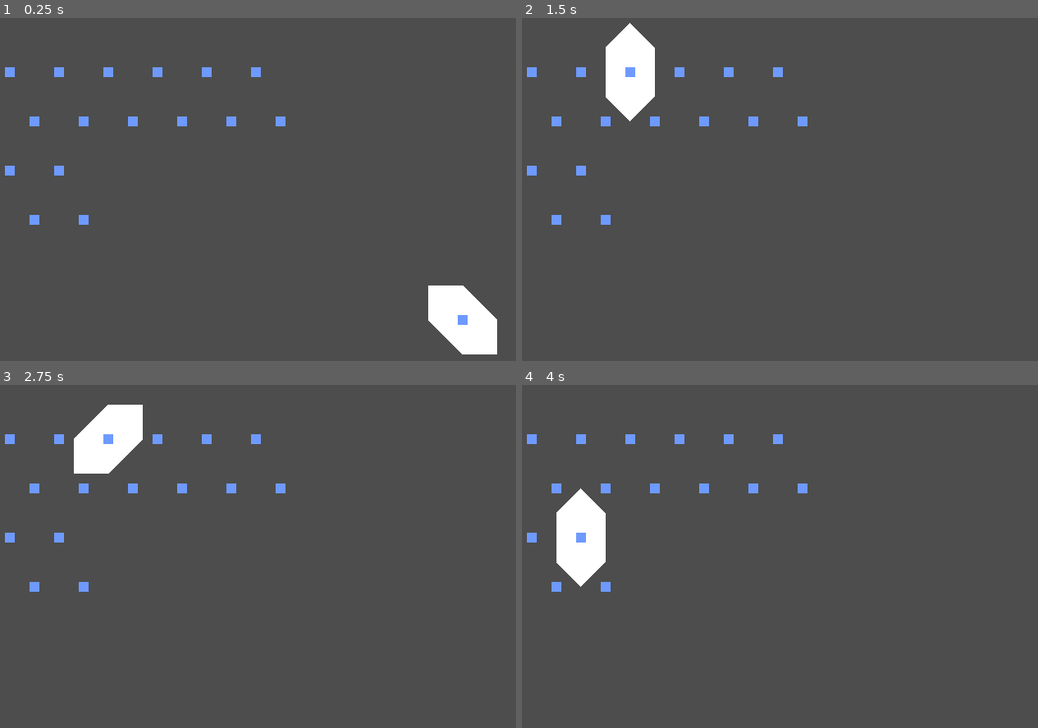
Above: before the commit, frames 1-4 (two rows, left to right).
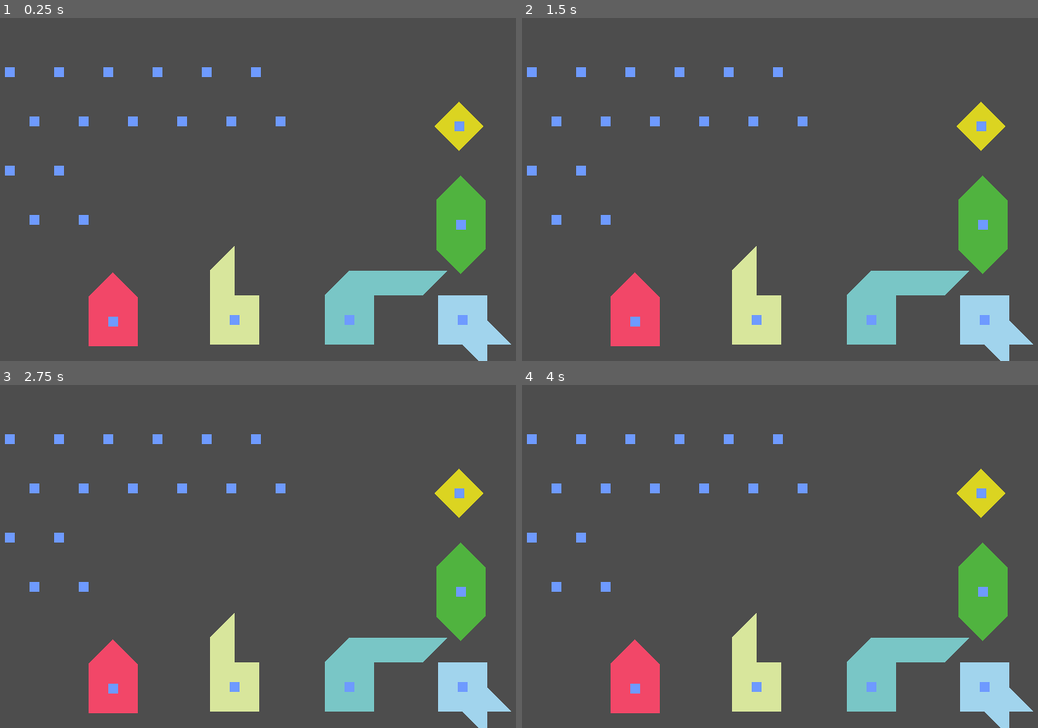
Above: after the commit, the same moments.

Repository: roam1n/forge
Game: Godot game, scene res://Scenes/foundryRoom.tscn
The game is run twice, just before and just after one commit, with the same random seed, the same clock (stepped at 60 frames per second) and the same inputs. The project has no main scene, so this scene is started directly.
Inputs (mouse positions are in pixels of both pictures, inside the frame that each line leads up to):
- Up to frame 1 (0.25 s): no input
- Up to frame 2 (1.5 s): tap Enter at 0.5 s; drag from (532, 72) to (728, 72) at 0.52 s; tap Space at 1.25 s; drag from (578, 72) to (780, 72) at 1.27 s
- Up to frame 3 (2.75 s): tap Enter at 2 s; move the mouse to (108, 439) at 2.02 s; press the mouse at (108, 439) at 2.03 s; hold D (right) from 2.03 s (still down); right-click (108, 439) at 2.3 s
- Up to frame 4 (4 s): release D (right) at 2.75 s; release the mouse at (630, 439) at 2.75 s; tap Space at 2.75 s; drag from (681, 439) to (578, 535) at 2.77 s; tap Enter at 3.5 s; drag from (728, 439) to (578, 535) at 3.52 s

The runs differ from the first frame. In frame 1, 11% of the frame differs, in the area x 17-100%, y 24-100%; in frame 2, 13%, in the area x 16-100%, y 1-100%; in frame 3, 13%; in frame 4, 13%.

Commit message:
feat:多个形状与点阵的交互
- feat:形状之间产生重叠后，颜色变红

Diff:
--- a/Elements/backpack/chunk.gd
+++ b/Elements/backpack/chunk.gd
@@ -1,16 +1,26 @@
-extends StaticBody2D
+extends Area2D
 
 @onready var collision_polygon_2d: CollisionPolygon2D = $CollisionPolygon2D
 @onready var polygon_2d: Polygon2D = $Polygon2D
 @onready var dot: Polygon2D = $Dot
+
+signal focus_chunk(chunk: Area2D)
+signal unfocus_chunk(chunk: Area2D)
 
 @export var data: Chunk :
 	set(v):
 		data = v
 		_update_polygon(data.polygon)
 
+const ROTATE_DEGREES: float = 45.0
+
+
 func _ready() -> void:
 	_update_polygon(data.polygon)
+	polygon_2d.color = data.color
+	if owner:
+		focus_chunk.connect(owner._on_chunk_be_focused)
+		unfocus_chunk.connect(owner._on_chunk_unfocused)
 
 # dot 不会跟随chunk一起旋转
 func _set(property: StringName, value: Variant) -> bool:
@@ -26,3 +36,33 @@
 		collision_polygon_2d.polygon = new_polygon
 	if polygon_2d is Polygon2D:
 		polygon_2d.polygon = new_polygon
+
+# 按住鼠标左键移动chunk，点击一下鼠标右键旋转一次块
+func _on_input_event(_viewport: Node, event: InputEvent, _shape_idx: int) -> void:
+	if event.is_action_pressed("mouse_left"):
+		print("mouse left pressed")
+		focus_chunk.emit(self)
+	elif event.is_action_released("mouse_left"):
+		print("mouse left released")
+		unfocus_chunk.emit(self)
+	elif event.is_action_pressed("mouse_right"):
+		rotation_degrees = _rotate_chunk(rotation_degrees)
+		print("rotation: ", rotation_degrees)
+
+# 控制chunk每次旋转的角度，将值域控制在[0,360)中
+func _rotate_chunk(current_degrees:float) -> float:
+	if current_degrees >= 360.0 - ROTATE_DEGREES:
+		return current_degrees - 360.0 + ROTATE_DEGREES
+	return current_degrees + ROTATE_DEGREES
+
+# 重叠的区域如果属于chunk组，就多边形颜色变红
+func _on_area_entered(area: Area2D) -> void:
+	if area.is_in_group("chunk"):
+		polygon_2d.color = Color.CRIMSON
+
+# 没有重叠的区域属于chunk组，就多边形颜色恢复data.color
+func _on_area_exited(_area: Area2D) -> void:
+	polygon_2d.color = data.color
+	for overlap_area in get_overlapping_areas():
+		if overlap_area.is_in_group("chunk"):
+			polygon_2d.color = Color.CRIMSON
--- a/Elements/backpack/chunk.tscn
+++ b/Elements/backpack/chunk.tscn
@@ -1,18 +1,23 @@
 [gd_scene load_steps=3 format=3 uid="uid://cs0b85gxou0vh"]
 
 [ext_resource type="Script" path="res://Elements/backpack/chunk.gd" id="1_jgg18"]
-[ext_resource type="Resource" uid="uid://bot3m71hqqqt" path="res://dataTables/chunks/resonance.tres" id="2_curon"]
+[ext_resource type="Resource" uid="uid://d0nrip1wymjnb" path="res://dataTables/chunks/starlight.tres" id="2_cacq0"]
 
-[node name="Chunk" type="StaticBody2D"]
+[node name="Chunk" type="Area2D" groups=["chunk"]]
 position = Vector2(128, 31)
 script = ExtResource("1_jgg18")
-data = ExtResource("2_curon")
+data = ExtResource("2_cacq0")
 
 [node name="CollisionPolygon2D" type="CollisionPolygon2D" parent="."]
+polygon = PackedVector2Array(-15, -15, -15, 15, 15, 15, 15, -15)
 
 [node name="Polygon2D" type="Polygon2D" parent="."]
-polygon = PackedVector2Array(-15, -15, 30, -15, 30, 45, 15, 45, 15, 15, -15, 15)
+polygon = PackedVector2Array(-15, -15, 15, -15, 15, 15, -15, 15)
 
 [node name="Dot" type="Polygon2D" parent="."]
 color = Color(0.435294, 0.603922, 1, 1)
 polygon = PackedVector2Array(-3, -3, 3, -3, 3, 3, -3, 3)
+
+[connection signal="area_entered" from="." to="." method="_on_area_entered"]
+[connection signal="area_exited" from="." to="." method="_on_area_exited"]
+[connection signal="input_event" from="." to="." method="_on_input_event"]
--- a/Scenes/foundryRoom.gd
+++ b/Scenes/foundryRoom.gd
@@ -1,30 +1,27 @@
 extends Node2D
 
 
-@onready var chunk: StaticBody2D = $Chunk
-
-const ROTATE_DEGREES: float = 45.0
-
 var _is_focusing_chunk: bool = false
+var focus_chunk: Node2D
 
 func _ready() -> void:
 	_is_focusing_chunk = true
 
 func _physics_process(_delta: float) -> void:
-	if _is_focusing_chunk or (get_local_mouse_position() - chunk.position).length() >= 25.0:
-		_is_focusing_chunk = true
-		chunk.rotation_degrees = _rotate_chunk(chunk.rotation_degrees)
-
-	if Input.is_action_just_pressed("mouse_right"):
-		chunk.rotation_degrees = _rotate_chunk(chunk.rotation_degrees)
-		print("rotation: ", chunk.rotation_degrees)
+	if focus_chunk:
+		if _is_focusing_chunk or (get_local_mouse_position() - focus_chunk.position).length() >= 25.0:
+			_is_focusing_chunk = true
+			focus_chunk.position = get_local_mouse_position()
 
 func _on_dot_matrix_active_dot(dot_position: Vector2) -> void:
-	chunk.position = dot_position
-	_is_focusing_chunk = false
+	if focus_chunk:
+		focus_chunk.position = dot_position
+		_is_focusing_chunk = false
 
-# 控制chunk每次旋转的角度，将值域控制在[0,360)中
-func _rotate_chunk(current_degrees:float) -> float:
-	if current_degrees >= 360.0 - ROTATE_DEGREES:
-		return current_degrees - 360.0 + ROTATE_DEGREES
-	return current_degrees + ROTATE_DEGREES
+func _on_chunk_be_focused(chunk: Area2D) -> void:
+	focus_chunk = chunk
+	print("focus chunk: ", chunk)
+
+func _on_chunk_unfocused(chunk: Area2D) -> void:
+	if focus_chunk.get_instance_id() == chunk.get_instance_id():
+		focus_chunk = null
--- a/Scenes/foundryRoom.tscn
+++ b/Scenes/foundryRoom.tscn
@@ -1,19 +1,41 @@
-[gd_scene load_steps=5 format=3 uid="uid://buxb7ioborqqj"]
+[gd_scene load_steps=9 format=3 uid="uid://buxb7ioborqqj"]
 
 [ext_resource type="Script" path="res://Scenes/foundryRoom.gd" id="1_q1cvm"]
 [ext_resource type="PackedScene" uid="uid://cs0b85gxou0vh" path="res://Elements/backpack/chunk.tscn" id="2_nsnny"]
 [ext_resource type="PackedScene" uid="uid://b2im3a2kfprgu" path="res://Elements/dotMatrix/dot_matrix.tscn" id="2_ot4po"]
+[ext_resource type="Resource" uid="uid://dgg1m1rgwiv1r" path="res://dataTables/chunks/tidal.tres" id="3_rgvl5"]
 [ext_resource type="Resource" uid="uid://cmr62hpr1bk26" path="res://dataTables/chunks/life.tres" id="3_sq5br"]
+[ext_resource type="Resource" uid="uid://5hhpa6oqc3cc" path="res://dataTables/chunks/storm.tres" id="6_ettp7"]
+[ext_resource type="Resource" uid="uid://bkhjvh5u88h1s" path="res://dataTables/chunks/blaze.tres" id="7_kplg1"]
+[ext_resource type="Resource" uid="uid://bot3m71hqqqt" path="res://dataTables/chunks/resonance.tres" id="8_oqaqr"]
 
 [node name="FoundryRoom" type="Node2D"]
 position = Vector2(50, 40)
 script = ExtResource("1_q1cvm")
 
+[node name="DotMatrix" parent="." instance=ExtResource("2_ot4po")]
+
+[node name="Chunk2" parent="." instance=ExtResource("2_nsnny")]
+position = Vector2(274, 33)
+
+[node name="Chunk3" parent="." instance=ExtResource("2_nsnny")]
+position = Vector2(275, 93)
+data = ExtResource("3_sq5br")
+
 [node name="Chunk" parent="." instance=ExtResource("2_nsnny")]
 position = Vector2(276, 151)
-input_pickable = true
-data = ExtResource("3_sq5br")
+data = ExtResource("3_rgvl5")
 
-[node name="DotMatrix" parent="." instance=ExtResource("2_ot4po")]
+[node name="Chunk4" parent="." instance=ExtResource("2_nsnny")]
+position = Vector2(207, 151)
+data = ExtResource("6_ettp7")
+
+[node name="Chunk5" parent="." instance=ExtResource("2_nsnny")]
+position = Vector2(63, 152)
+data = ExtResource("7_kplg1")
+
+[node name="Chunk6" parent="." instance=ExtResource("2_nsnny")]
+position = Vector2(137, 151)
+data = ExtResource("8_oqaqr")
 
 [connection signal="active_dot" from="DotMatrix" to="." method="_on_dot_matrix_active_dot"]
--- a/dataTables/chunks/blaze.tres
+++ b/dataTables/chunks/blaze.tres
@@ -6,3 +6,4 @@
 script = ExtResource("1_awf4w")
 polygon = PackedVector2Array(-15, -15, 0, -30, 15, -15, 15, 15, -15, 15)
 name = "烈焰"
+color = Color(0.949869, 0.2811, 0.408495, 1)
--- a/dataTables/chunks/life.tres
+++ b/dataTables/chunks/life.tres
@@ -6,3 +6,4 @@
 script = ExtResource("1_ienpv")
 polygon = PackedVector2Array(-15, -15, 0, -30, 15, -15, 15, 15, 0, 30, -15, 15)
 name = "生命"
+color = Color(0.317647, 0.701961, 0.25098, 1)
--- a/dataTables/chunks/resonance.tres
+++ b/dataTables/chunks/resonance.tres
@@ -6,3 +6,4 @@
 script = ExtResource("1_1m2x8")
 polygon = PackedVector2Array(-15, 15, 15, 15, 15, -15, 0, -15, 0, -45, -15, -30)
 name = "共鸣"
+color = Color(0.85098, 0.905882, 0.611765, 1)
--- a/dataTables/chunks/starlight.tres
+++ b/dataTables/chunks/starlight.tres
@@ -6,3 +6,4 @@
 script = ExtResource("1_5bdfp")
 polygon = PackedVector2Array(0, -15, 15, 0, 0, 15, -15, 0)
 name = "星辉"
+color = Color(0.858824, 0.835294, 0.129412, 1)
--- a/dataTables/chunks/storm.tres
+++ b/dataTables/chunks/storm.tres
@@ -6,3 +6,4 @@
 script = ExtResource("1_dptxy")
 polygon = PackedVector2Array(-15, 15, 15, 15, 15, -15, 45, -15, 60, -30, 0, -30, -15, -15)
 name = "风暴"
+color = Color(0.478431, 0.780392, 0.780392, 1)
--- a/dataTables/chunks/tidal.tres
+++ b/dataTables/chunks/tidal.tres
@@ -6,3 +6,4 @@
 script = ExtResource("1_a62ai")
 polygon = PackedVector2Array(-15, -15, 15, -15, 15, 0, 30, 15, 15, 15, 15, 30, 0, 15, -15, 15)
 name = "潮汐"
+color = Color(0.635294, 0.835294, 0.933333, 1)
--- a/scripts/Chunk.gd
+++ b/scripts/Chunk.gd
@@ -3,3 +3,4 @@
 
 @export var polygon: PackedVector2Array = PackedVector2Array()
 @export var name: String
+@export_color_no_alpha var color: Color = Color.GAINSBORO
Not shown, changed: addons/resources_spreadsheet_view/saved_state.json
